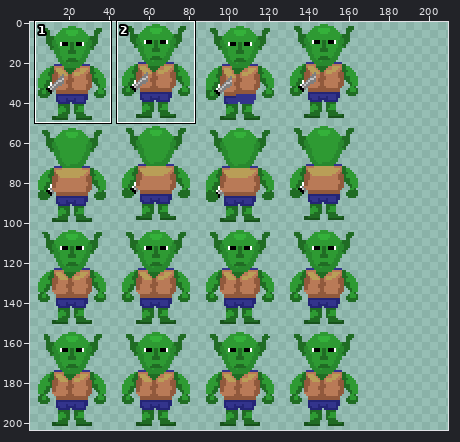
Sprite sheet -- images/Monsters/Goblin4.png. Above, an overview of the earlier version with the close-up marked.
Close-up. The starting point:
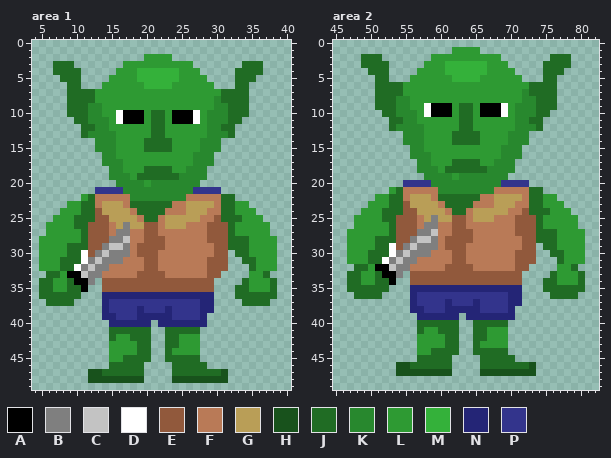
The file is 168x204 pixels. Colours within 5 levels of each other are drawn and written as one. Shown: area 1: x 4..40, y 0..49; area 2: x 45..82, y 0..49. The old version is drawn lined up with the new one, on the new canvas. The wide view leaves out empty margins. The commit also changed other parts of the picture, which this record leaves out.
Palette (. is transparent): A #000000  B #7f7f7f  C #c3c3c3  D #ffffff  E #91593c  F #b97a57  G #b99e57  H #18521c  J #206c24  K #28882e  L #2e9a33  M #34b13a  N #242576  P #33348c
Once edited:
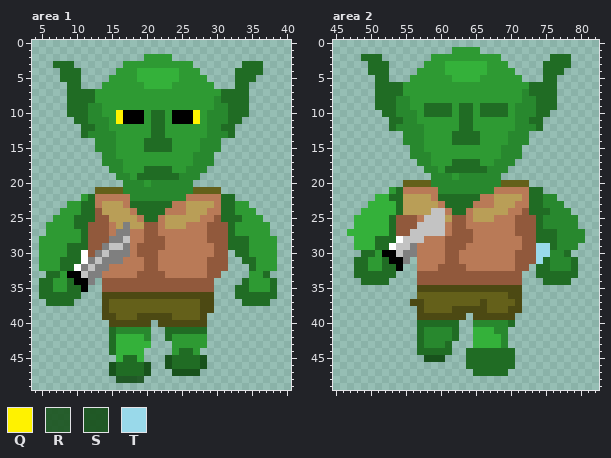
Colours new in this view: Q #fff200  R #18521ce3  S #18521cee  T #99d9ea
Change:
canvas 168x204 -> 210x204
colour N: #242576 -> #4c4913
colour P: #33348c -> #64601a
Area 1:
y 4: x 7 J -> .
y 10..11: x 16 D -> Q; x 27 D -> Q
y 19: x 15 K -> .; x 28 K -> .
y 20: x 16 K -> .; x 27 K -> .
y 38: x 19 N -> P; x 23 N -> P
y 41: x 16..20 JJJJJ -> KKKKK; x 28 . -> J
y 42: x 16..20 LLJJJ -> MMMMK; x 24 J -> L; x 28 . -> L
y 43: x 15..20 LLLLJJ -> JMMMMM; x 23..24 JJ -> .L; x 28 . -> L
y 44: x 15..20 LLLLJJ -> JMMMM.; x 23 J -> .; x 25..26 LL -> JJ
y 45: x 15..16 LL -> .M; x 19..20 JJ -> M.; x 23 J -> H; x 28 . -> H
y 46: x 15 J -> H; x 20 . -> H; x 23 . -> H; x 28 J -> H
y 47: x 12..15 HHJJ -> ...H; x 20 . -> H; x 24..31 JJJJJJJH -> HHHH....
y 48: x 12..19 HHHHHHHH -> ....SSSR; x 24..31 HHHHHHHH -> ........
Area 2:
y 3: x 49 J -> .
y 9..10: x 58..61 DAAA -> JJJJ; x 66..69 AAAD -> JJJJ
y 18: x 57 K -> .; x 70 K -> .
y 19: x 58 K -> .; x 69 K -> .
y 22: x 51..52 LL -> MM; x 55 F -> G; x 75..76 LL -> KK
y 23: x 50..53 LLLJ -> MMMM; x 55 E -> G; x 75..77 LLL -> KKK
y 24: x 49..53 LLLJJ -> MMMMM; x 55..56 EE -> GG; x 59..60 GG -> CC; x 76..78 LLL -> KKK
y 25: x 48..52 LLLLJ -> MMMMM; x 58..60 GBG -> CCC; x 75..79 LLLLL -> KKKKK
y 26: x 48..52 LLLLL -> MMMMM; x 57..60 FBBF -> CCCC; x 75..79 LLLLL -> KKKKK
y 27: x 47..52 LLLLLL -> MMMMMM; x 56..58 EBB -> CCC; x 60 F -> C; x 77..80 LLLL -> KKKK
y 28: x 47..50 LLLL -> .MMM; x 54..56 EEB -> DCC; x 58..59 CB -> FF; x 77..80 LLLL -> KKKK
y 29: x 47..50 LLLL -> .MMM; x 54..59 EBCBBB -> CCBFFF; x 74..75 .J -> TT; x 77..80 LLLL -> KKK.
y 30: x 47..49 LLL -> ..J; x 51..55 JJDBC -> LAACB; x 57..58 BB -> FF; x 61 F -> E; x 63 E -> F; x 74..80 ..JJLLL -> TTKKJ..
y 31: x 47..54 LLLJJDBC -> .JJLLJAA; x 56 B -> .; x 61 F -> E; x 63 E -> F; x 74..80 ...JLLL -> TJKKKJ.
y 32: x 51..56 AACBBF -> LJJA..; x 60 F -> E; x 64 E -> F; x 74..78 ...LL -> JJKKK
y 33: x 47 J -> .; x 49..50 LL -> JJ; x 52..54 AAB -> JJ.; x 56 E -> .; x 74..75 .. -> JJ; x 77..80 LLLJ -> JJJ.
y 34: x 47..50 JJLL -> ..JJ; x 53 A -> .; x 56 E -> .; x 77..80 LLLJ -> JJ..
y 35: x 47..52 JJJJJJ -> ......; x 56 N -> .; x 75..80 JJJJJJ -> ......
y 36: x 48..51 JJJJ -> ....; x 56 N -> .; x 76..79 JJJJ -> ....
y 37: x 57 P -> N; x 61 N -> P; x 65..66 NP -> PN; x 70 N -> P
y 38: x 56 N -> .; x 61 N -> P; x 66 P -> N; x 71 . -> N
y 39: x 63..64 .N -> N.
y 40: x 65..70 JJJJJ. -> KKKKKJ
y 41: x 58..61 LLJJ -> KKKK; x 65..69 JJLLL -> MMMKK
y 42: x 57..61 LLLLJ -> JKKKK; x 65..69 JJLLL -> MMMMK
y 43: x 57..60 LLLL -> JKKK; x 62 J -> .; x 65..69 JLLLL -> MMMMK
y 44: x 57..58 LL -> JJ; x 62 J -> .; x 64 . -> J; x 70 . -> J
y 45: x 57..61 JJJJJ -> .HHH.; x 64..65 .. -> JJ
y 46: x 54..61 HHJJJJJJ -> ........; x 64..65 .. -> JJ; x 71..73 JJH -> ...
y 47: x 54..61 HHHHHHHH -> ........; x 65..73 .HHHHHHHH -> JJJJJ....
